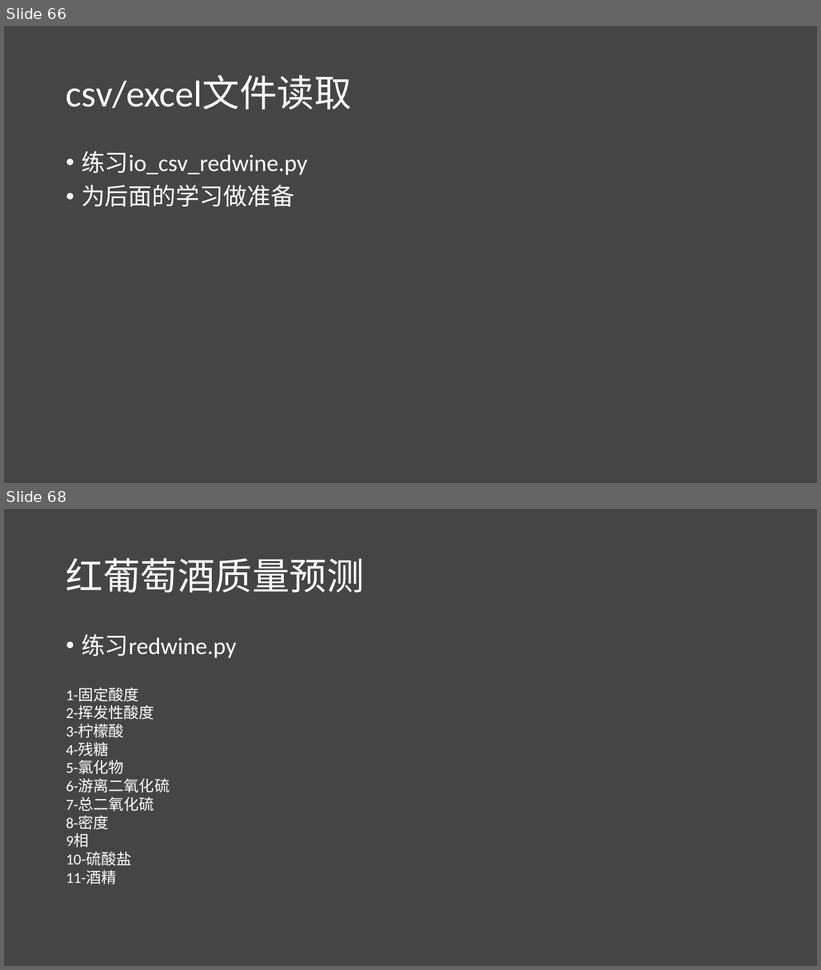
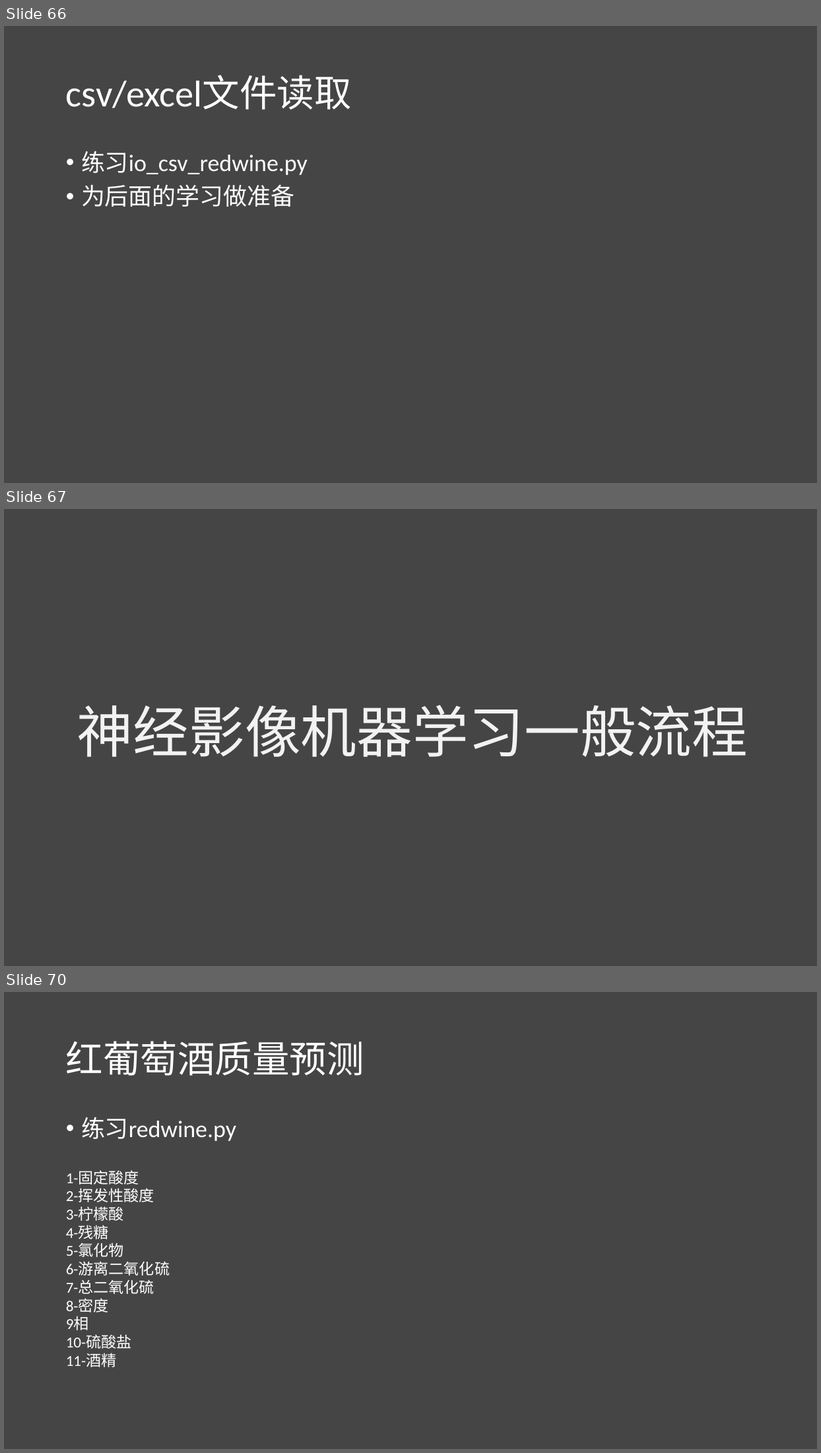
Before and after one commit to lichao312214129/lc_rsfmri_tools_python, a slide deck: The_first_ml_training/第一届机器学习实战班.pptx. Shown one above the other, each under a label of ours: slides 66 and 68 before the commit, slides 66, 67 and 70 after it; the slides between them are not shown. The pictures are 821x970 and 821x1453 pixels, drawn with LibreOffice and Linux fonts; fonts in the diff are those of the drawing. Boxes give left, top, right and bottom in pixels: in the first picture for what was removed or moved away, otherwise in the second. Text is boxed around its words. In the diff, an @@ line names an element or a change of style, - is before the commit and + after.

```diff
--- a/The_first_ml_training/第一届机器学习实战班.pptx
+++ b/The_first_ml_training/第一届机器学习实战班.pptx
@@ slide 67 added at [4,509,817,966], background #454545 @@
@@ text added at [77,705,748,757], 66 pt, text #F2F2F2 @@
+神经影像机器学习一般流程
@@ what was slide 68 is now slide 70 @@
```
Also in this commit, not shown: 1 slide changed, 23 other slides added, 1 slide removed, 4 other files.
